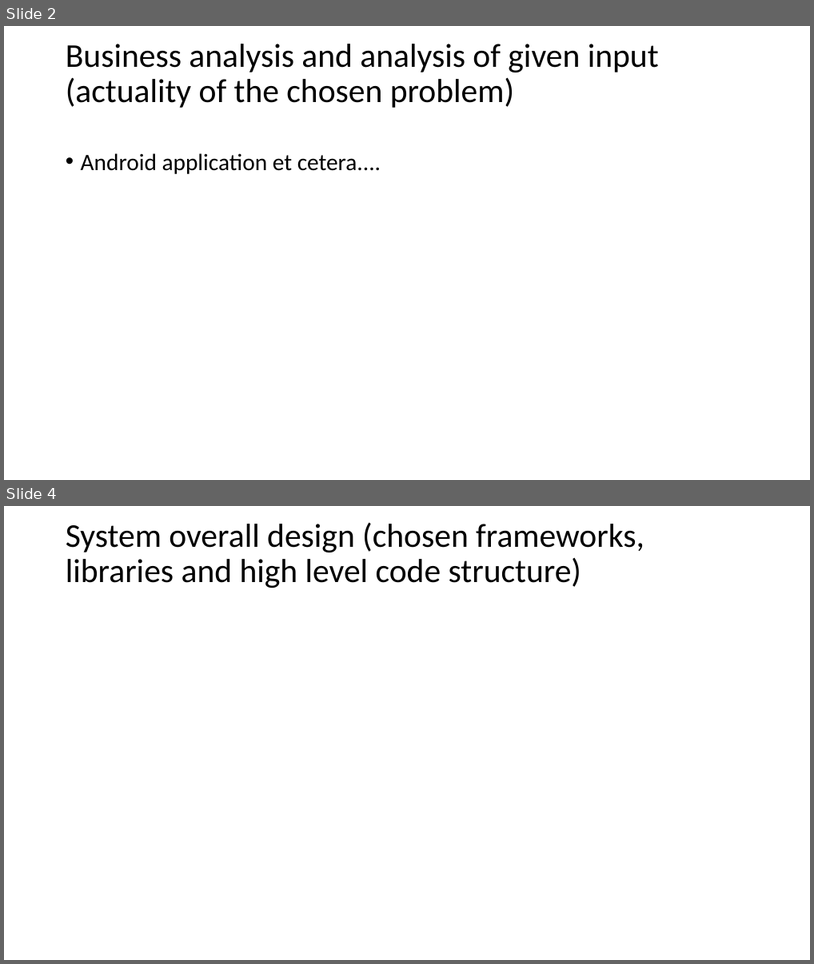
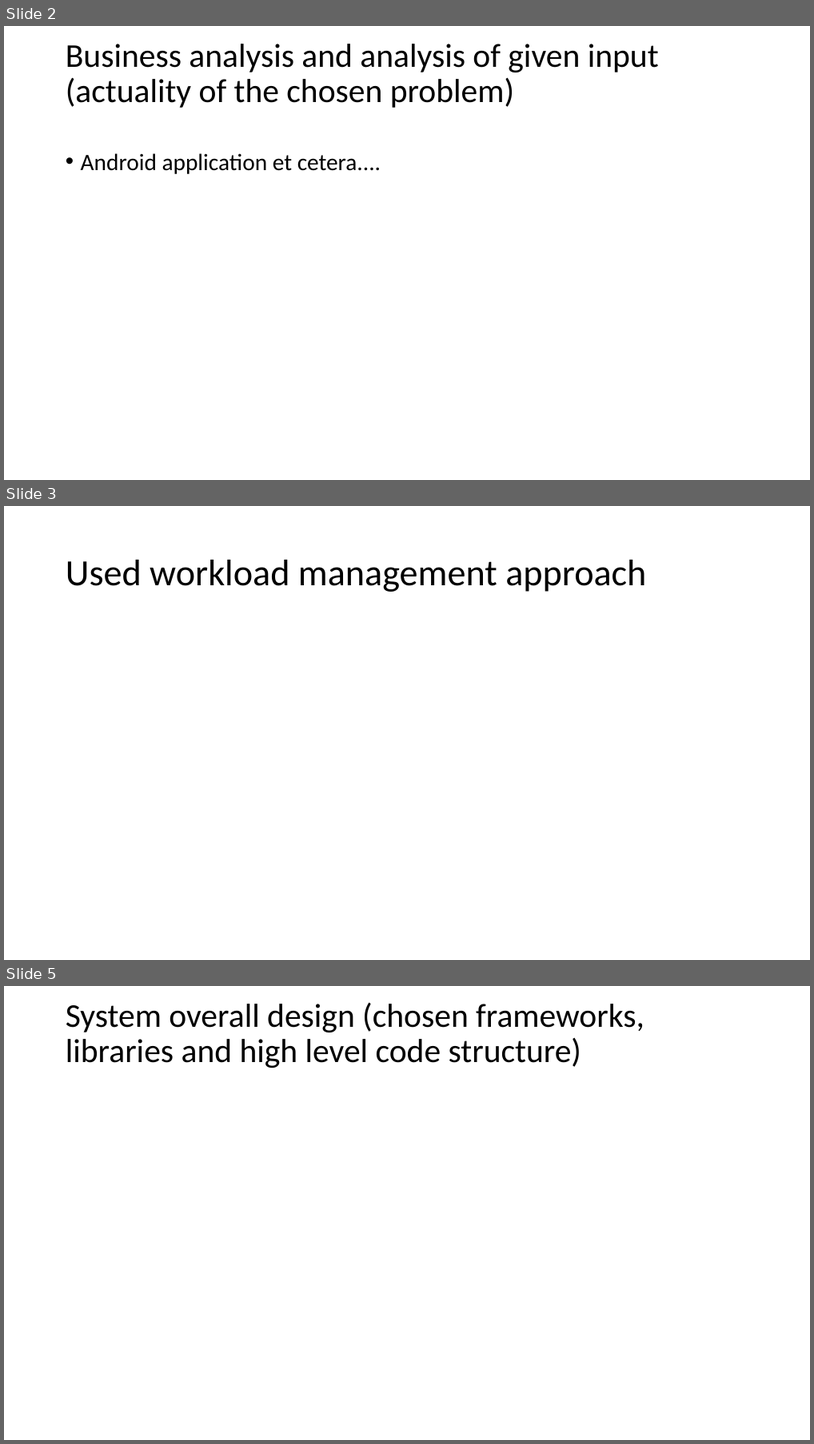
Before and after one commit to bricht/piens-un-maize, a slide deck: presentation/MilknBread.pptx. Shown one above the other, each under a label of ours: slides 2 and 4 before the commit, slides 2, 3 and 5 after it; the slides between them are not shown. The pictures are 814x964 and 814x1444 pixels, drawn with LibreOffice and Linux fonts; fonts in the diff are those of the drawing. Boxes give left, top, right and bottom in pixels: in the first picture for what was removed or moved away, otherwise in the second. Text is boxed around its words. In the diff, an @@ line names an element or a change of style, - is before the commit and + after.

```diff
--- a/presentation/MilknBread.pptx
+++ b/presentation/MilknBread.pptx
@@ slide 3 added at (4, 506, 810, 960), background #FFFFFF @@
@@ title added at (66, 560, 646, 592), 44 pt, text #000000 @@
+Used workload management approach
@@ what was slide 4 is now slide 5 @@
```
Also in this commit, not shown: 3 slides changed.
